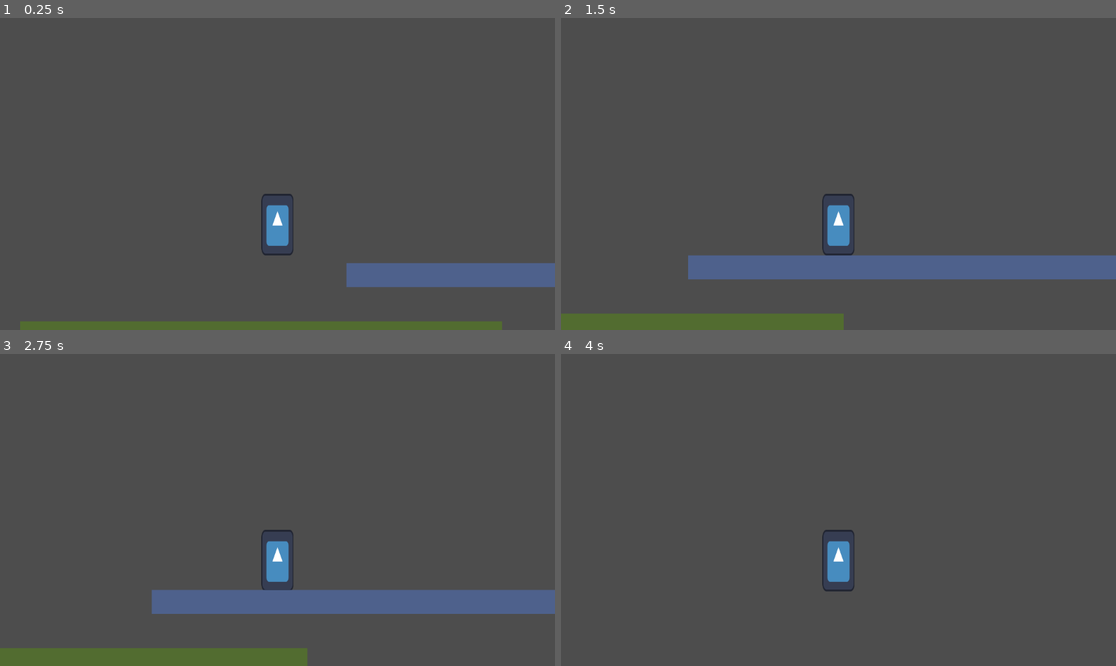
Above: before the commit, frames 1-4 (two rows, left to right).
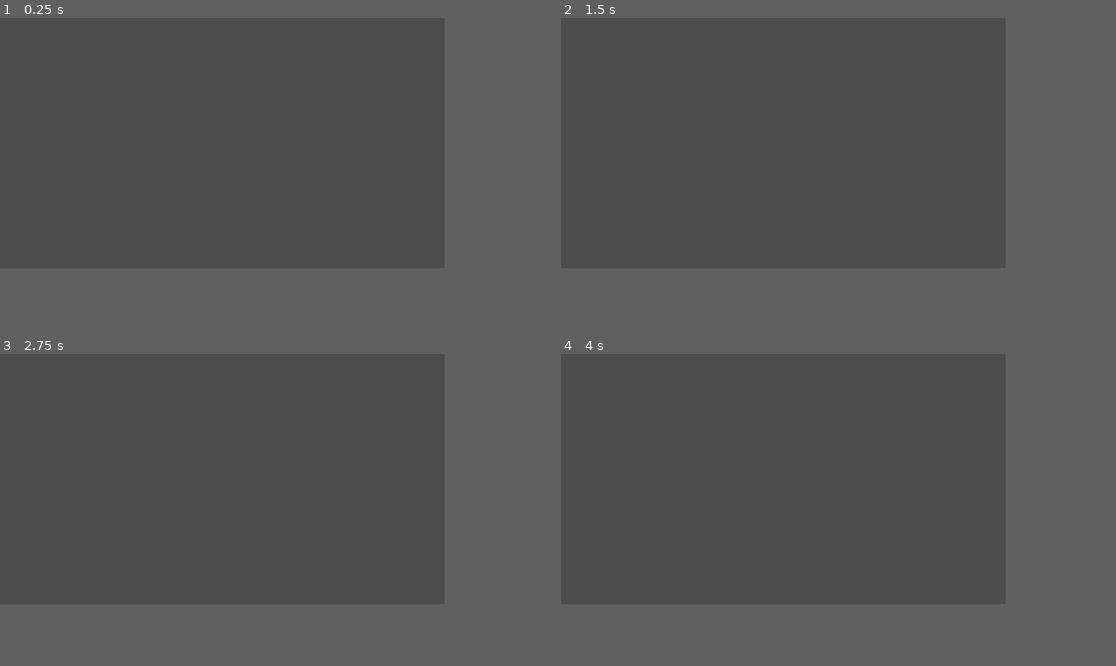
Above: after the commit, the same moments.

Repository: ArtemisSoftware/godot-experience
Game: Godot game, scene res://scenes/knight_world.tscn
Same seed, same stepped clock (60 frames per second), same inputs: the game is played once before the commit and once after it. The engine's default icon, where the game draws it, is replaced by a stand-in: a white triangle on a blue panel in a dark square.
Inputs:
- Up to frame 1 (0.25 s): no input
- Up to frame 2 (1.5 s): hold Right (move_right) from 0.53 s (still down); tap Space (jump) at 0.77 s
- Up to frame 3 (2.75 s): tap Space (jump) at 1.52 s; release Right (move_right) at 2.03 s; hold Left (move_left) from 2.03 s (still down)
- Up to frame 4 (4 s): release Left (move_left) at 2.78 s; hold Right (move_right) from 2.78 s (still down); tap Space (jump) at 3.02, 3.77 s
The window is 799x449 before the commit and 640x360 after it. Grey fills any space a smaller window leaves; there, only what the larger window draws over its background counts as a difference.

The runs differ from the first frame. In frame 1, 5.8% of the frame differs, in the area x 3-100%, y 56-100%; in frame 2, 9.1%; in frame 3, 9.4%, in the area x 0-100%, y 56-100%; in frame 4, 0.7%.

Commit message:
Player assets and resizing

Diff:
--- a/project.godot
+++ b/project.godot
@@ -14,6 +14,12 @@
 run/main_scene="res://scenes/knight_world.tscn"
 config/features=PackedStringArray("4.3", "Forward Plus")
 config/icon="res://icon.svg"
+
+[display]
+
+window/size/viewport_width=320
+window/size/viewport_height=180
+window/stretch/mode="canvas_items"
 
 [input]
 
@@ -32,3 +38,7 @@
 "events": [Object(InputEventKey,"resource_local_to_scene":false,"resource_name":"","device":-1,"window_id":0,"alt_press …(191 unchanged characters)…
 ]
 }
+
+[rendering]
+
+textures/canvas_textures/default_texture_filter=0
--- a/scenes/player.tscn
+++ b/scenes/player.tscn
@@ -1,7 +1,7 @@
 [gd_scene load_steps=4 format=3 uid="uid://by0xrigxrt8w"]
 
 [ext_resource type="Script" path="res://scripts/player.gd" id="1_1xtux"]
-[ext_resource type="Texture2D" uid="uid://chqc4n6ra1jgt" path="res://icon.svg" id="1_8q6qq"]
+[ext_resource type="Texture2D" uid="uid://d178tk3xicxlw" path="res://assets/player/_Idle.png" id="2_el81f"]
 
 [sub_resource type="RectangleShape2D" id="RectangleShape2D_yeidl"]
 size = Vector2(66, 126)
@@ -11,11 +11,12 @@
 jump_force = 800
 
 [node name="Sprite2D" type="Sprite2D" parent="."]
-position = Vector2(0, -64)
-scale = Vector2(0.523437, 1)
-texture = ExtResource("1_8q6qq")
+position = Vector2(4, -40)
+texture = ExtResource("2_el81f")
+hframes = 10
 
 [node name="CollisionShape2D" type="CollisionShape2D" parent="."]
+visible = false
 position = Vector2(0, -64)
 shape = SubResource("RectangleShape2D_yeidl")
 
Binary file added: assets/player/_Fall.png
Not shown, added: assets/player/_Fall.png.import
Binary file added: assets/player/_Idle.png
Not shown, added: assets/player/_Idle.png.import
Binary file added: assets/player/_Jump.png
Not shown, added: assets/player/_Jump.png.import
Binary file added: assets/player/_Run.png
Not shown, added: assets/player/_Run.png.import
